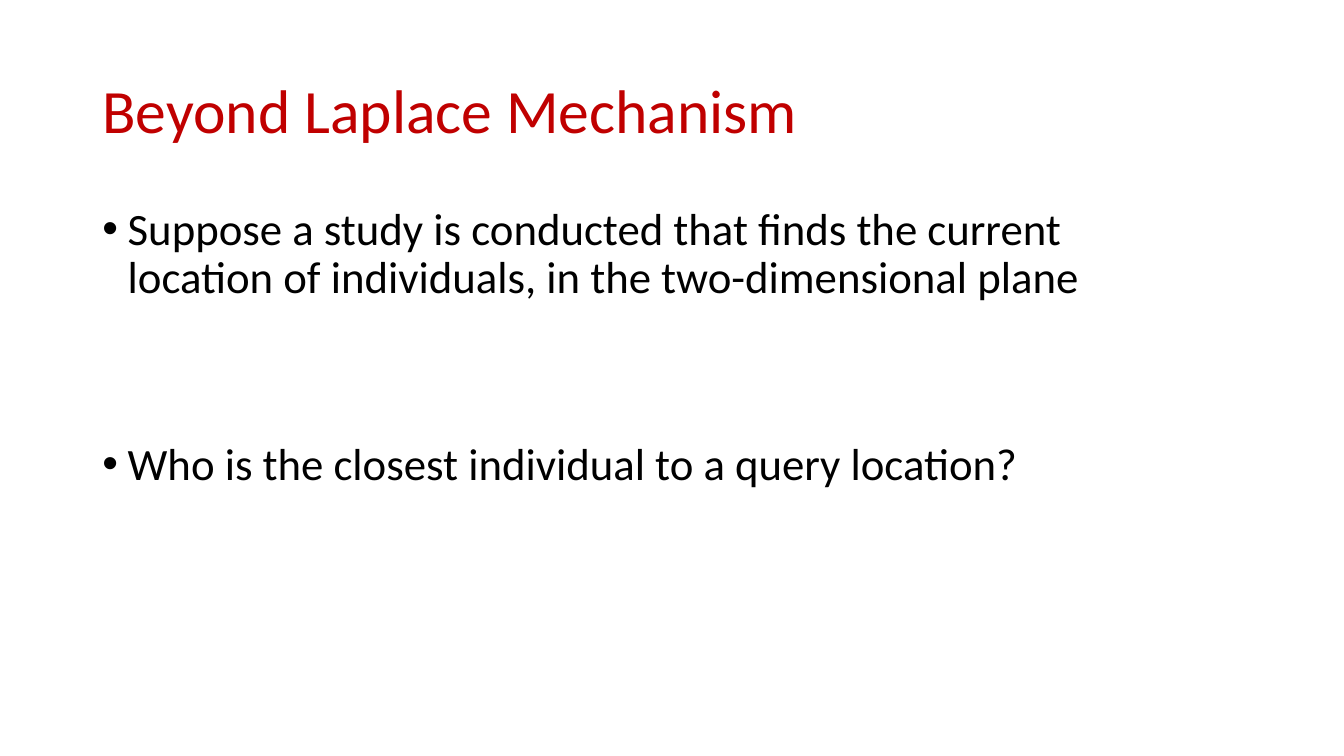
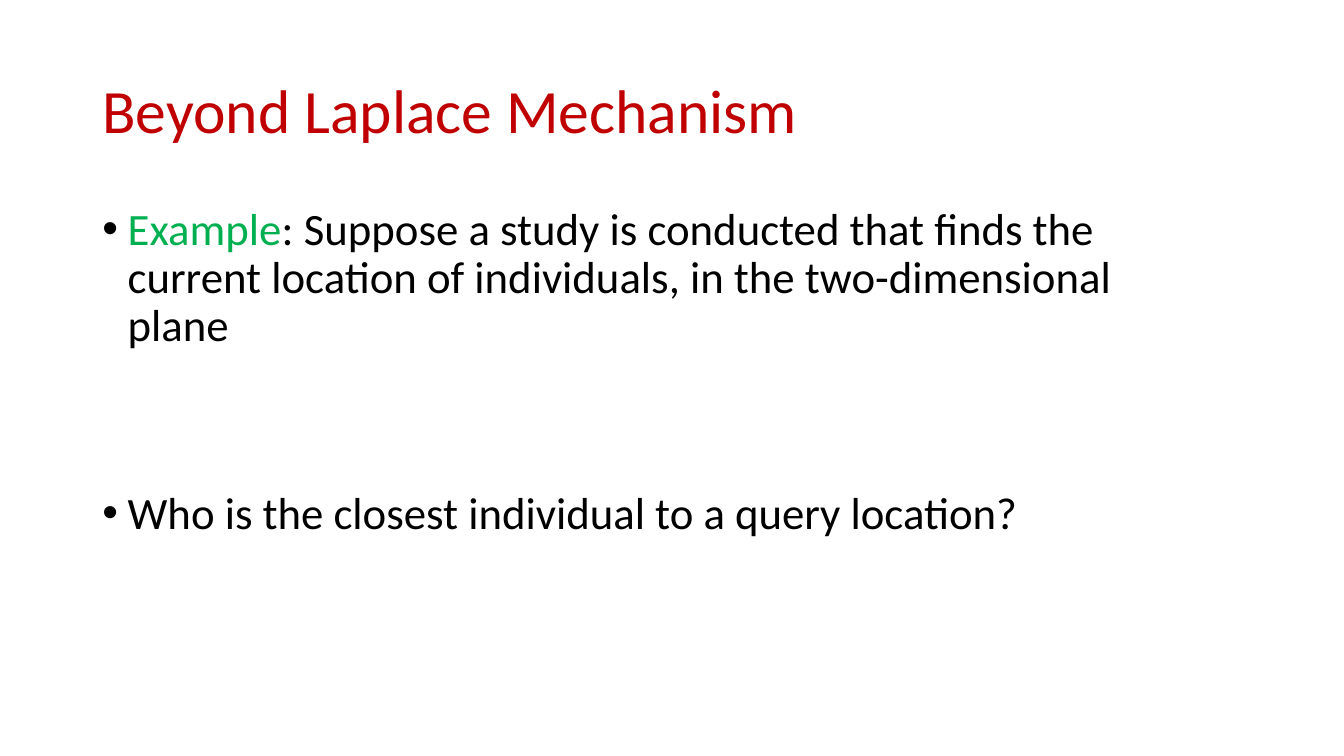
Before and after one commit to samsonzhou/samsonzhou.github.io, a slide deck: slide 33 of CSCE658-S24/L20.pptx (slide 17 before the commit). Drawn at 1344x756 pixels with LibreOffice and Linux fonts; fonts in the diff are those of the drawing. Boxes give left, top, right and bottom in pixels: in the first picture for what was removed or moved away, otherwise in the second. Text is boxed around its words. In the diff, an @@ line names an element or a change of style, - is before the commit and + after.

```diff
--- a/CSCE658-S24/L20.pptx
+++ b/CSCE658-S24/L20.pptx
@@ text at box(128, 214, 1111, 349): text changed @@
-• Suppose a study is conducted that finds the current location of individuals, in the two-dimensional plane
+• Example: Suppose a study is conducted that finds the current location of individuals, in the two-dimensional plane
```
Also in this commit, not shown: 1 other slide changed, 20 slides added.
